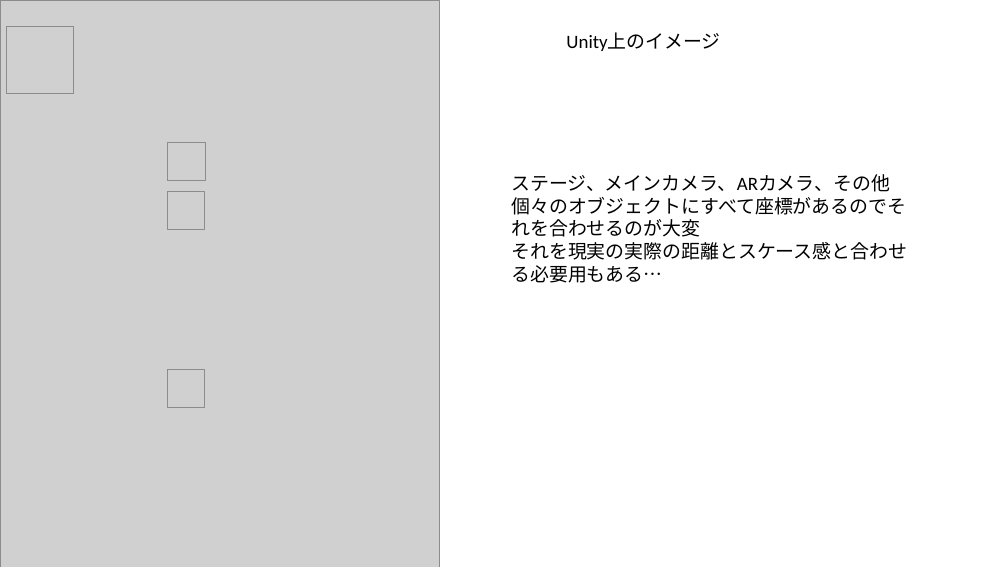
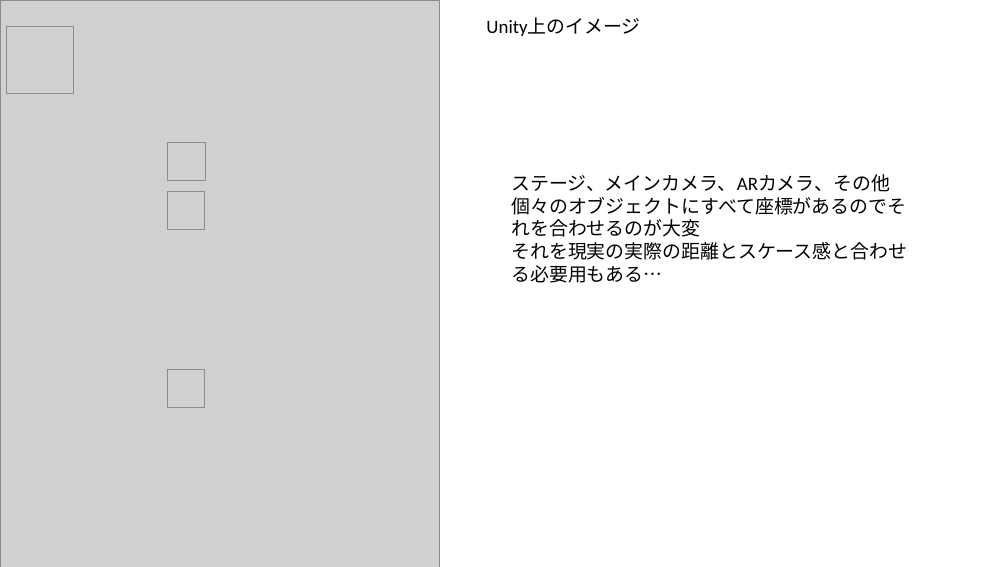
Before and after one commit to yokohamaH/HoloProject, a slide deck: slide 25 of Others/研究経過1.pptx (slide 24 before the commit). Drawn at 1008x567 pixels with LibreOffice and Linux fonts; fonts in the diff are those of the drawing; grey boxes stand for pictures. Boxes give left, top, right and bottom in pixels: in the first picture for what was removed or moved away, otherwise in the second. Text is boxed around its words. In the diff, an @@ line names an element or a change of style, - is before the commit and + after.

```diff
--- a/Others/研究経過1.pptx
+++ b/Others/研究経過1.pptx
@@ text "Unity上のイメージ" moved from (x1=566, y1=33, x2=720, y2=51) to (x1=486, y1=18, x2=640, y2=36) @@
```
Also in this commit, not shown: 3 other slides changed, 2 slides added.
